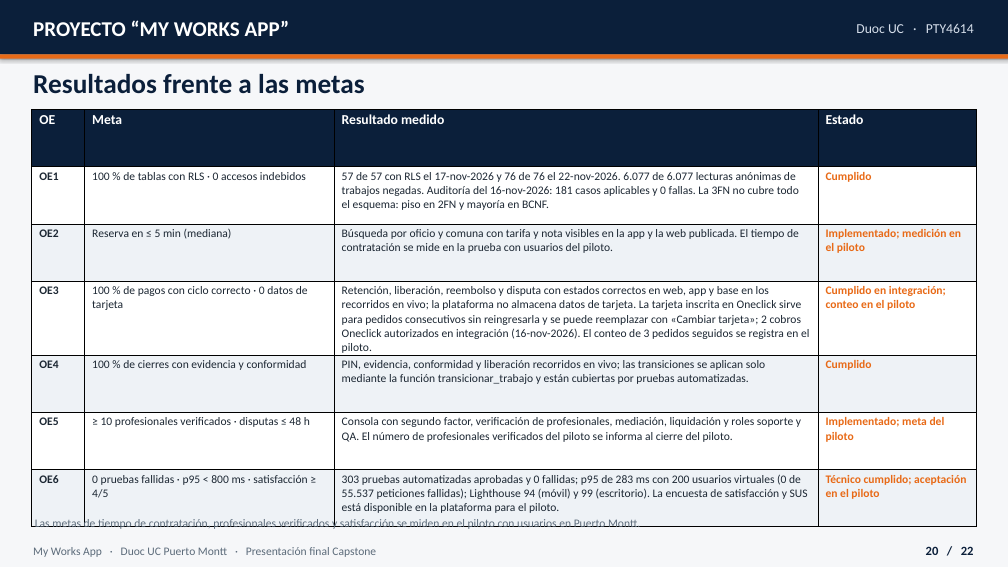
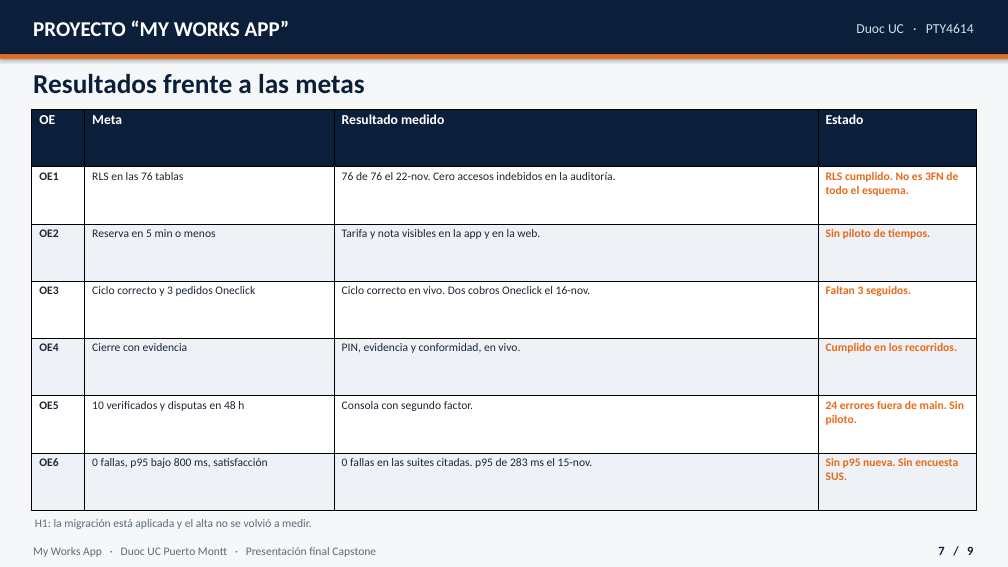
Before and after one commit to MathiasAlejandr0/MyWorksAppProyect, a slide deck: slide 7 of Fase 2/Presentacion_final_MyWorksApp.pptx (slide 20 before the commit). Drawn at 1008x567 pixels with LibreOffice and Linux fonts; fonts in the diff are those of the drawing. Boxes give left, top, right and bottom in pixels: in the first picture for what was removed or moved away, otherwise in the second. Text is boxed around its words. In the diff, an @@ line names an element or a change of style, - is before the commit and + after.

```diff
--- a/Fase 2/Presentacion_final_MyWorksApp.pptx
+++ b/Fase 2/Presentacion_final_MyWorksApp.pptx
@@ table at [32, 110, 976, 510] @@
-row 2: OE1 | 100 % de tablas con RLS · 0 accesos indebidos | 57 de 57 con RLS el 17-nov-2026 y 76 de 76 el 22-nov-2026. 6.077 de 6.077 lecturas anónimas de trabajos negadas. Auditoría del 16-nov-2026: 181 casos aplicables y 0 fallas. La 3FN no cubre todo el esquema: piso en 2FN y mayoría en BCNF. | Cumplido
+row 2: OE1 | RLS en las 76 tablas | 76 de 76 el 22-nov. Cero accesos indebidos en la auditoría. | RLS cumplido. No es 3FN de todo el esquema.
-row 3: OE2 | Reserva en ≤ 5 min (mediana) | Búsqueda por oficio y comuna con tarifa y nota visibles en la app y la web publicada. El tiempo de contratación se mide en la prueba con usuarios del piloto. | Implementado; medición en el piloto
+row 3: OE2 | Reserva en 5 min o menos | Tarifa y nota visibles en la app y en la web. | Sin piloto de tiempos.
-row 4: OE3 | 100 % de pagos con ciclo correcto · 0 datos de tarjeta | Retención, liberación, reembolso y disputa con estados correctos en web, app y base en los recorridos en vivo; la plataforma no almacena datos de tarjeta. La tarjeta inscrita en Oneclick sirve para pedidos consecutivos sin reingresarla y se puede reemplazar con «Cambiar tarjeta»; 2 cobros Oneclick autorizados en integración (16-nov-2026). El conteo de 3 pedidos seguidos se registra en el piloto. | Cumplido en integración; conteo en el piloto
+row 4: OE3 | Ciclo correcto y 3 pedidos Oneclick | Ciclo correcto en vivo. Dos cobros Oneclick el 16-nov. | Faltan 3 seguidos.
-row 5: OE4 | 100 % de cierres con evidencia y conformidad | PIN, evidencia, conformidad y liberación recorridos en vivo; las transiciones se aplican solo mediante la función transicionar_trabajo y están cubiertas por pruebas automatizadas. | Cumplido
+row 5: OE4 | Cierre con evidencia | PIN, evidencia y conformidad, en vivo. | Cumplido en los recorridos.
-row 6: OE5 | ≥ 10 profesionales verificados · disputas ≤ 48 h | Consola con segundo factor, verificación de profesionales, mediación, liquidación y roles soporte y QA. El número de profesionales verificados del piloto se informa al cierre del piloto. | Implementado; meta del piloto
+row 6: OE5 | 10 verificados y disputas en 48 h | Consola con segundo factor. | 24 errores fuera de main. Sin piloto.
-row 7: OE6 | 0 pruebas fallidas · p95 < 800 ms · satisfacción ≥ 4/5 | 303 pruebas automatizadas aprobadas y 0 fallidas; p95 de 283 ms con 200 usuarios virtuales (0 de 55.537 peticiones fallidas); Lighthouse 94 (móvil) y 99 (escritorio). La encuesta de satisfacción y SUS está disponible en la plataforma para el piloto. | Técnico cumplido; aceptación en el piloto
+row 7: OE6 | 0 fallas, p95 bajo 800 ms, satisfacción | 0 fallas en las suites citadas. p95 de 283 ms el 15-nov. | Sin p95 nueva. Sin encuesta SUS.
@@ text at [35, 519, 311, 529]: text changed @@
-Las metas de tiempo de contratación, profesionales verificados y satisfacción se miden en el piloto con usuarios en Puerto Montt.
+H1: la migración está aplicada y el alta no se volvió a medir.
@@ text at [938, 546, 973, 555]: text changed @@
-20 / 22
+7 / 9
```
Also in this commit, not shown: 20 other slides changed, 5 other files.
